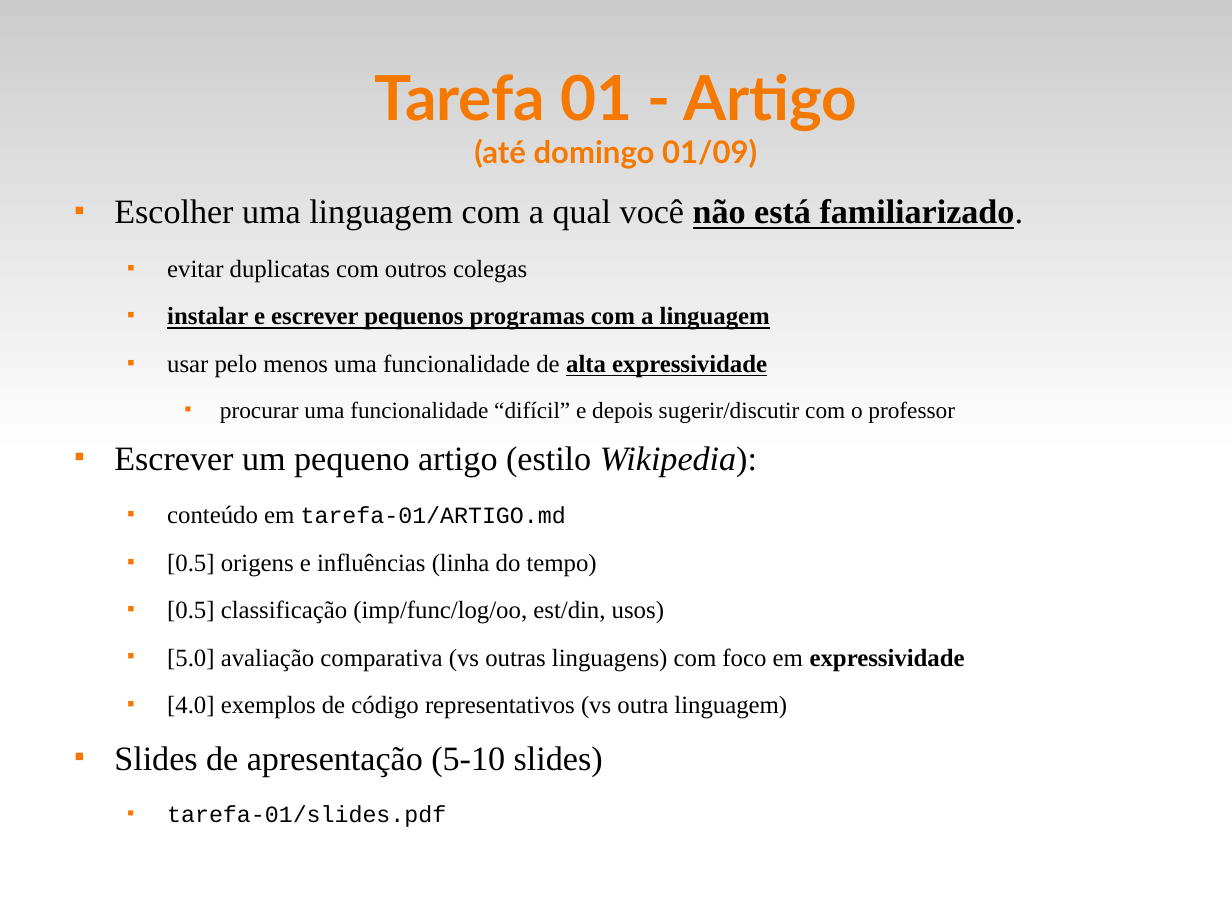
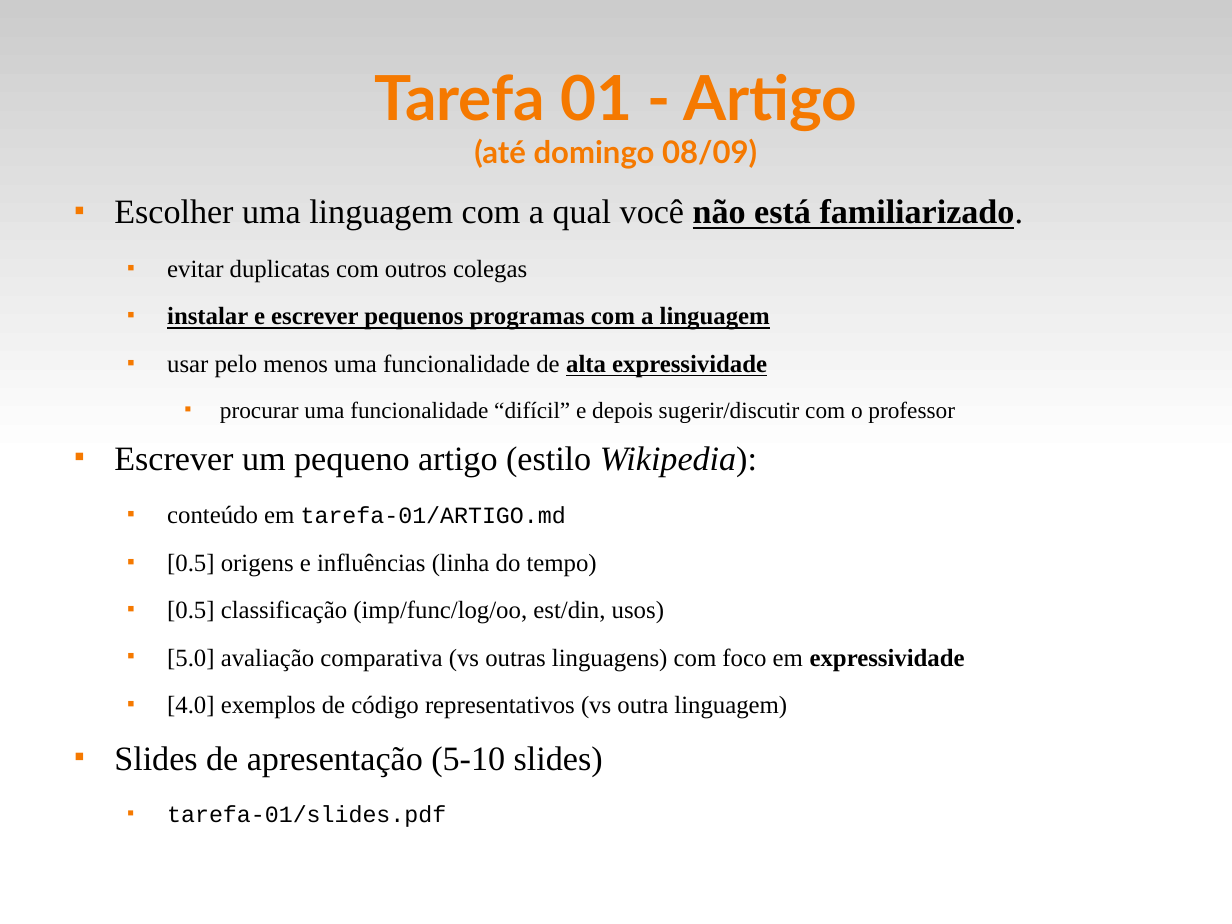
Before and after one commit to fsantanna-uerj/EDL, a slide deck: slide 11 of slides/edl-00.odp. Drawn at 1232x924 pixels with LibreOffice and Linux fonts; fonts in the diff are those of the drawing. Boxes give left, top, right and bottom in pixels: in the first picture for what was removed or moved away, otherwise in the second. Text is boxed around its words. In the diff, an @@ line names an element or a change of style, - is before the commit and + after.

```diff
--- a/slides/edl-00.odp
+++ b/slides/edl-00.odp
@@ title at (375, 74, 857, 169): text changed @@
-Tarefa 01 - Artigo
-(até domingo 01/09)
+Tarefa 01 - Artigo
+(até domingo 08/09)
```
Also in this commit, not shown: 1 other slide changed, 1 other file.
